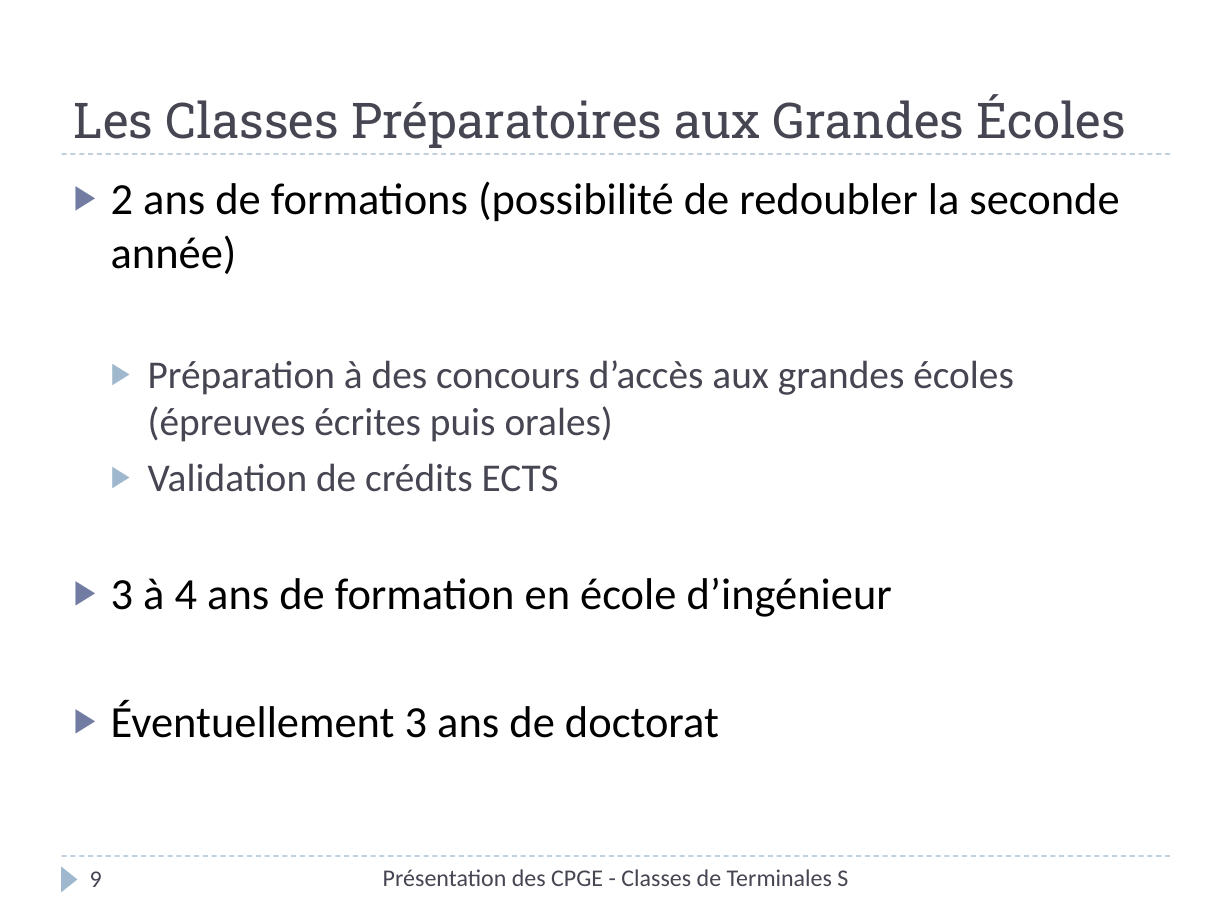
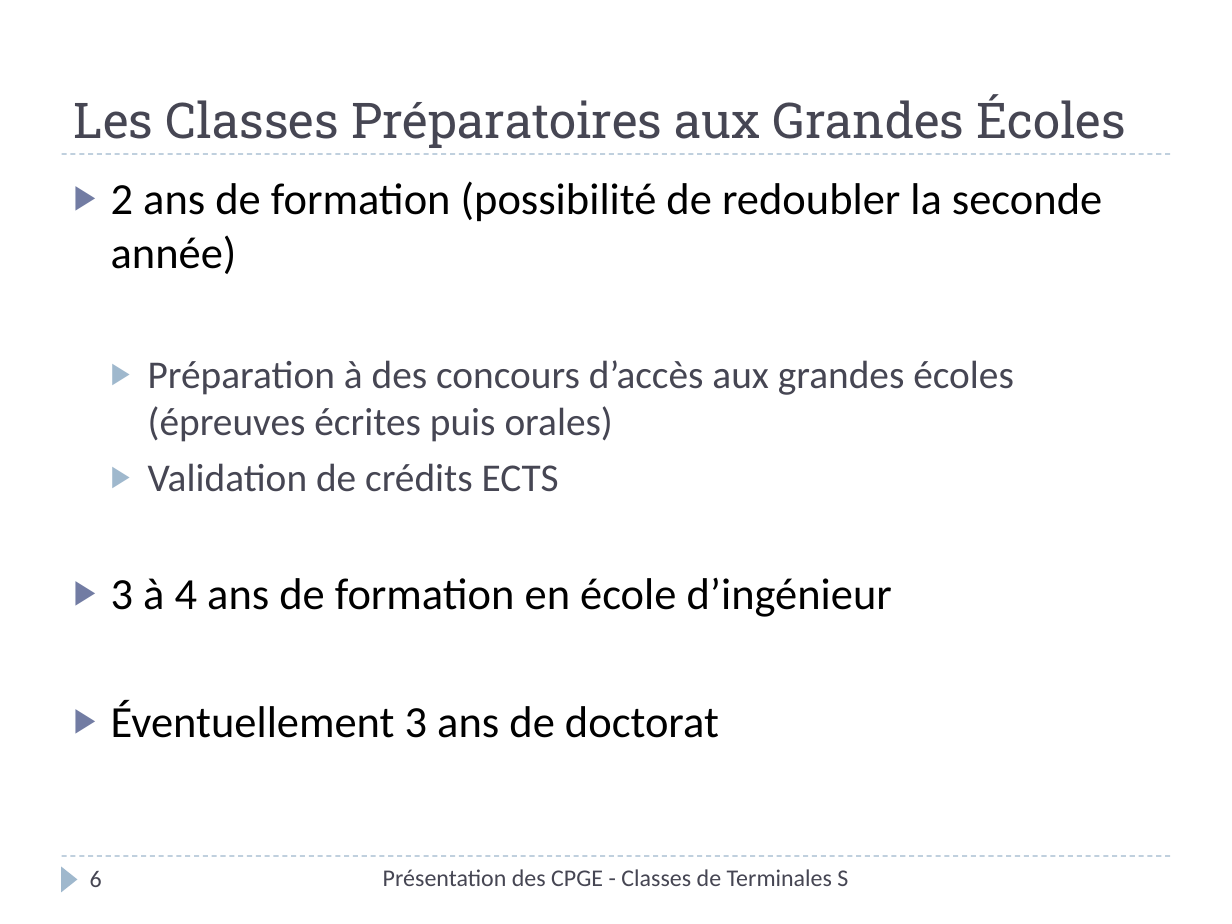
Before and after one commit to xpessoles/Orientation, a slide deck: slide 6 of Rouviere/PresentationCPGE_Terminale_2014.pptx (slide 9 before the commit). Drawn at 1232x924 pixels with LibreOffice and Linux fonts; fonts in the diff are those of the drawing. Boxes give left, top, right and bottom in pixels: in the first picture for what was removed or moved away, otherwise in the second. Text is boxed around its words. In the diff, an @@ line names an element or a change of style, - is before the commit and + after.

```diff
--- a/Rouviere/PresentationCPGE_Terminale_2014.pptx
+++ b/Rouviere/PresentationCPGE_Terminale_2014.pptx
@@ text at <box>111,181,1102,274</box>: text changed @@
-▶ 2 ans de formations (possibilité de redoubler la seconde année)
+▶ 2 ans de formation (possibilité de redoubler la seconde année)
@@ page number at <box>90,871,102,887</box>: text changed @@
-9
+6
```
Also in this commit, not shown: 9 other slides changed, 1 slide added, 11 slides removed.
